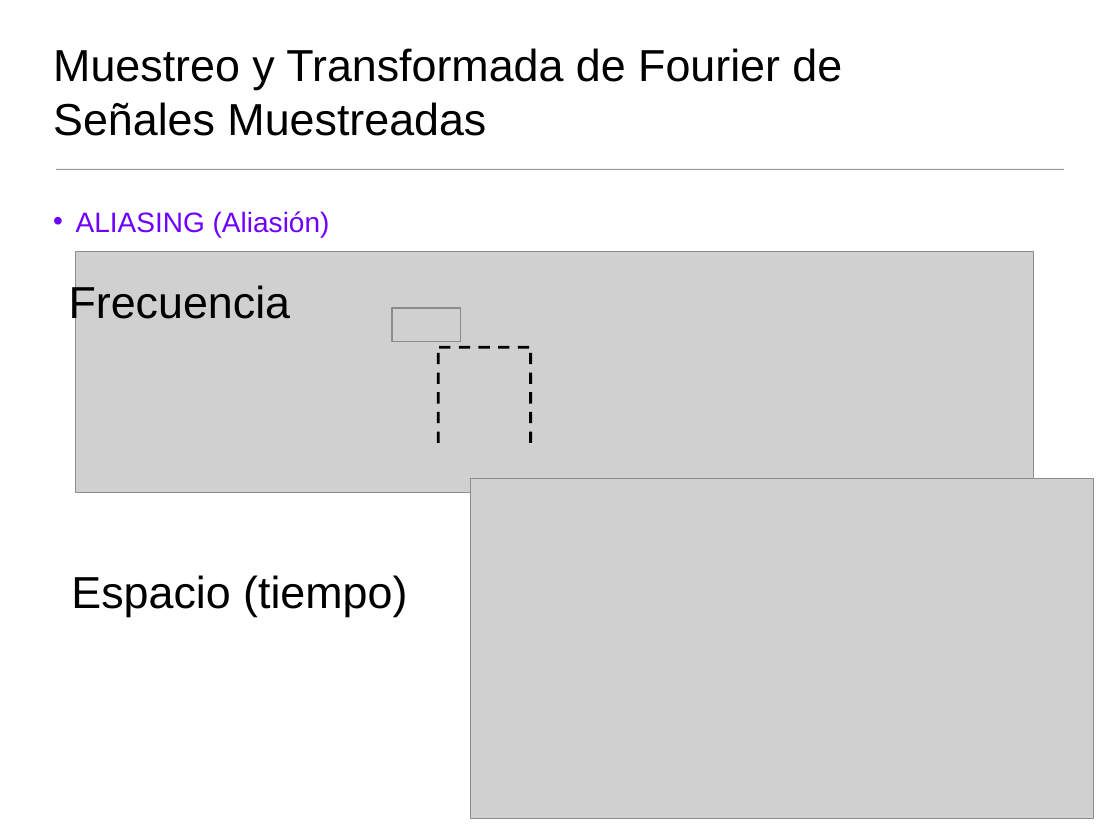
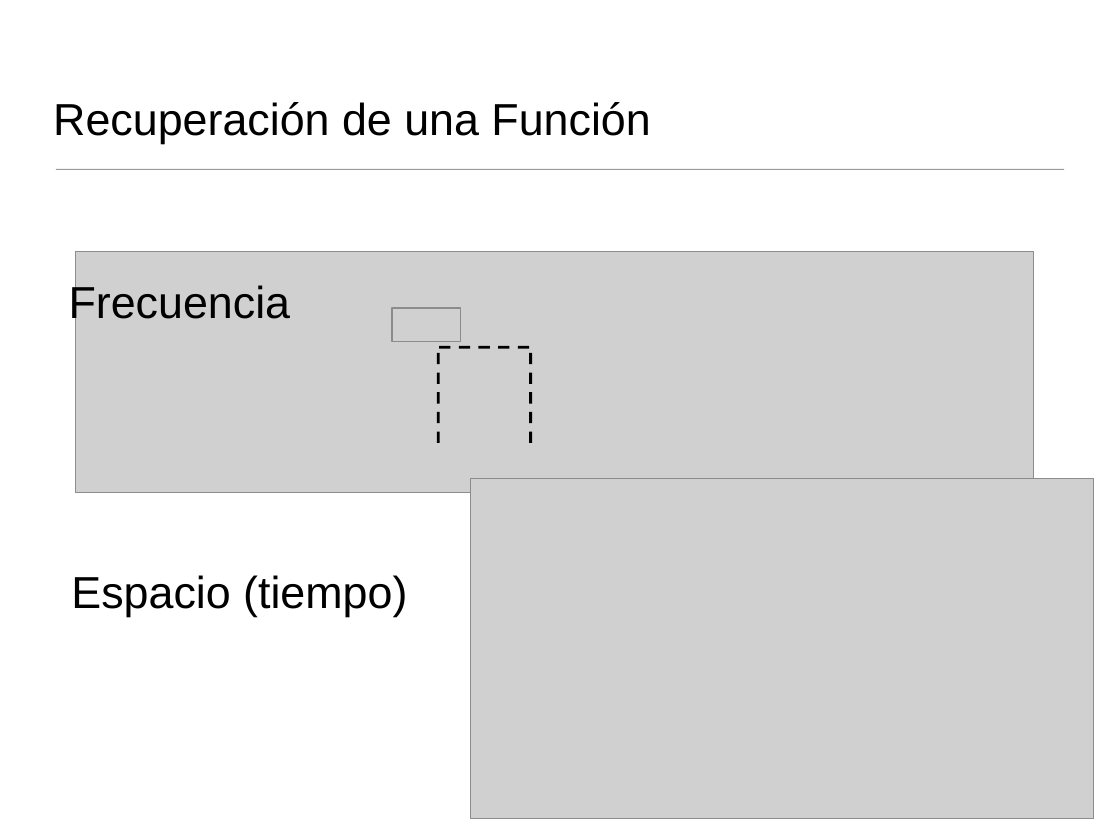
Before and after one commit to domingomery/imagenes, a slide deck: slide 33 of clases/Cap04_Sistemas_Lineales/presentations/IMG04_Fourier1D_Teoria.pptx (slide 38 before the commit). Drawn at 1120x840 pixels with LibreOffice and Linux fonts; fonts in the diff are those of the drawing; grey boxes stand for pictures. Boxes give left, top, right and bottom in pixels: in the first picture for what was removed or moved away, otherwise in the second. Text is boxed around its words. In the diff, an @@ line names an element or a change of style, - is before the commit and + after.

```diff
--- a/clases/Cap04_Sistemas_Lineales/presentations/IMG04_Fourier1D_Teoria.pptx
+++ b/clases/Cap04_Sistemas_Lineales/presentations/IMG04_Fourier1D_Teoria.pptx
@@ title at bbox=[53, 102, 650, 144]: text changed @@
-Muestreo y Transformada de Fourier de
-Señales Muestreadas
+Recuperación de una Función
@@ text removed at bbox=[76, 211, 330, 237] @@
-• ALIASING (Aliasión)
```
Also in this commit, not shown: 23 other slides changed, 9 slides added, 20 slides removed, 14 other files.
